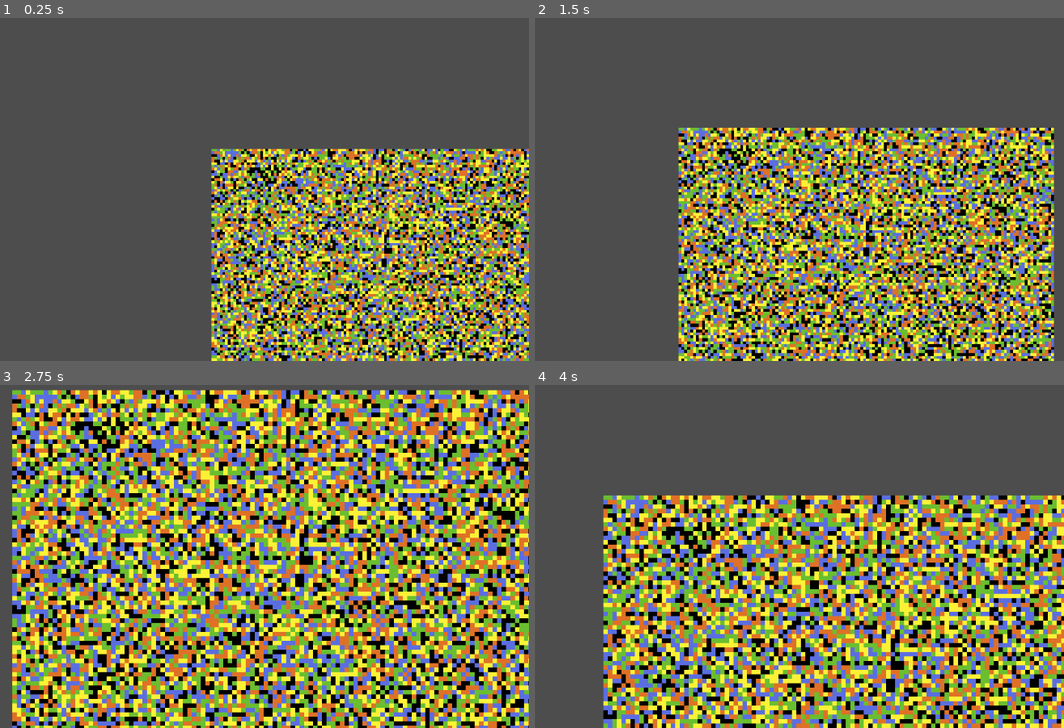
Above: before the commit, frames 1-4 (two rows, left to right).
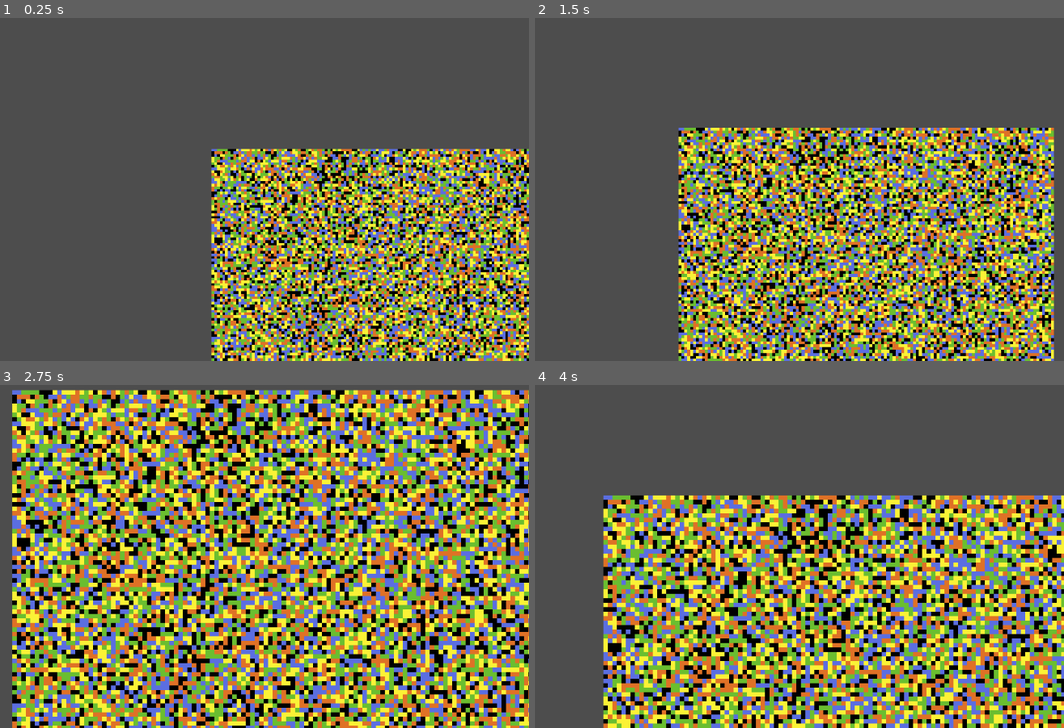
Above: after the commit, the same moments.

Repository: ThreeCoffees/cassini-hackathon
Game: Godot game, scene res://test_scenes/leon/tilemap_gen_test.tscn
Same seed, same stepped clock (60 frames per second), same inputs: the game is played once before the commit and once after it. The project has no main scene, so this scene is started directly.
Inputs (mouse positions are in pixels of both pictures, inside the frame that each line leads up to):
- Up to frame 1 (0.25 s): no input
- Up to frame 2 (1.5 s): tap Enter at 0.5 s; move the mouse to (884, 162) at 0.52 s; hold D (right) 0.53-1.28 s; hold Mouse wheel up (zoom_in) 0.53-1.28 s; click (884, 162) at 0.67 s; move the mouse to (609, 196) at 1.27 s; hold S (down) from 1.28 s (still down); tap Mouse wheel down (zoom_out) at 1.35 s; click (609, 196) at 1.42 s
- Up to frame 3 (2.75 s): move the mouse to (269, 467) at 2.02 s; release S (down) at 2.03 s; hold D (right) from 2.03 s (still down); hold Mouse wheel up (zoom_in) from 2.03 s (still down); click (269, 467) at 2.17 s
- Up to frame 4 (4 s): move the mouse to (709, 618) at 2.77 s; release D (right) at 2.78 s; release Mouse wheel up (zoom_in) at 2.78 s; hold W (up) 2.78-3.53 s; tap Mouse wheel down (zoom_out) at 2.85 s; click (709, 618) at 2.92 s; move the mouse to (937, 601) at 3.52 s; hold A (left) from 3.53 s (still down); hold Mouse wheel up (zoom_in) from 3.53 s (still down); click (937, 601) at 3.67 s

The runs differ from the first frame. In frame 1, 31% of the frame differs, in the area x 39-100%, y 38-100%; in frame 2, 40%; in frame 3, 79%, in the area x 2-100%, y 1-100%; in frame 4, 49%.

Commit message:
splitting the code up

Diff:
--- a/scripts/autoloads/city_manager.gd
+++ b/scripts/autoloads/city_manager.gd
@@ -5,11 +5,11 @@
 var _faction_city_tiles: Array[Array] = []
 
 # returns faction id of the specified city cell. Returns -1 if provided coords aren't a city tile.
-func get_faction_of_cell(cell_coords: Vector2i) -> int:
+func get_cell_faction_id(cell_coords: Vector2i) -> int:
 	return _city_tile_faction.get(cell_coords, -1);
 
 # returns all city cells of a faction specified by the id.
-func get_all_cells_of_faction(faction_id: int) -> Array[Vector2i]:
+func get_faction_id_cells(faction_id: int) -> Array[Vector2i]:
 	if faction_id >= faction_count:
 		return []
 	return _faction_city_tiles[faction_id]
--- /dev/null
+++ b/scripts/tilemaps/terrain_generator.gd
@@ -0,0 +1,31 @@
+class_name TerrainGenerator extends Node
+
+@export var terrain_tilemap_layer: TileMapLayer
+
+var terrain_array: Array[Array] = []
+var width: int = 128
+var height: int = 128
+
+func prepare_dummy_array():
+	terrain_array.resize(width)
+	for i in width:
+		terrain_array[i] = []
+		terrain_array[i].resize(height)
+		for j in height:
+			terrain_array[i][j] = randi_range(0, 4)
+
+func fetch_array() -> void:
+	# TODO: replace with fetch
+	prepare_dummy_array()
+
+
+func _ready() -> void:
+	fetch_array()
+	generate_tilemap()
+	CityManager.create_cities(terrain_tilemap_layer)
+
+
+func generate_tilemap():
+	for i in width:
+		for j in height:
+			terrain_tilemap_layer.set_cell(Vector2i(i, j), 1, Vector2i(terrain_array[i][j], 0), 0)
--- a/scripts/tilemaps/terrain_tilemap_layer.gd
+++ b/scripts/tilemaps/terrain_tilemap_layer.gd
@@ -1,43 +1,6 @@
-class_name TileMapGenerator extends TileMapLayer
+class_name TerrainTilemapLayer extends TileMapLayer
 
-var tmp_array: Array = []
-var tmp_array_height = 128
-var tmp_array_width = 128
-
-var selected_city = null
-enum TileTypes{
-	NONE,
-	WATER,
-	WOODS,
-	AGRI,
-	CITY,
-}
-# CREATE TILEMAP
-
-func prepare_dummy_array():
-	tmp_array.resize(tmp_array_width)
-	for i in tmp_array_width:
-		tmp_array[i] = []
-		tmp_array[i].resize(tmp_array_height)
-		for j in tmp_array_height:
-			tmp_array[i][j] = randi_range(0, 4)
-
-
-func _init() -> void:
-	prepare_dummy_array()
-	generate_tilemap()
-	CityManager.create_cities(self)
-
-
-func generate_tilemap():
-	for i in tmp_array_width:
-		for j in tmp_array_height:
-			set_cell(Vector2i(i, j), 1, Vector2i(tmp_array[i][j], 0), 0)
-
-
-
-
-# MOUSE OPERATIONS
+@export var tile_picker: TilePicker
 
 func global_to_tilemap_coordinates(global_pos):
 	var local_pos = to_local(global_pos)
@@ -47,14 +10,4 @@
 func _unhandled_input(event):
 	if event is InputEventMouseButton and event.button_index == MOUSE_BUTTON_LEFT and event.is_pressed():
 		var selected_cell = global_to_tilemap_coordinates(get_global_mouse_position())
-		var x = selected_cell.x
-		var y = selected_cell.y
-		var selected_type = tmp_array[x][y]
-		print("Selected ", selected_cell)
-
-		if selected_type == TileTypes.CITY:
-			selected_city = CityManager.get_faction_of_cell(selected_cell)
-			print("CITY STANDS AT YOUR COMMAND: ", selected_city)
-
-		if (selected_city != null) and (selected_type == TileTypes.AGRI or selected_type == TileTypes.WOODS):
-			print("GET BACK TO WORK")
+		tile_picker.handle_select_cell(selected_cell)
--- /dev/null
+++ b/scripts/tilemaps/tile_picker.gd
@@ -0,0 +1,33 @@
+class_name TilePicker extends Node
+
+@export var debug: bool = false
+@export var terrain_generator: TerrainGenerator
+
+var selected_city: int = -1
+enum TileTypes{
+	NONE,
+	WATER,
+	WOODS,
+	AGRI,
+	CITY,
+}
+
+func handle_select_cell(cell_coords: Vector2i):
+	var x = cell_coords.x
+	var y = cell_coords.y
+	var selected_type = terrain_generator.terrain_array[x][y]
+	if debug:
+		print("Selected ", cell_coords)
+
+	match selected_type:
+		TileTypes.CITY:
+			selected_city = CityManager.get_cell_faction_id(cell_coords)
+			if debug:
+				print("CITY STANDS AT YOUR COMMAND: ", selected_city)
+		TileTypes.AGRI, TileTypes.WOODS:
+			if selected_city != -1:
+				if debug:
+					print("GET BACK TO WORK")
+				pass
+		_:
+			pass
--- a/test_scenes/leon/tilemap_gen_test.tscn
+++ b/test_scenes/leon/tilemap_gen_test.tscn
@@ -1,11 +1,25 @@
-[gd_scene load_steps=3 format=3 uid="uid://b6nwjmr5iton0"]
+[gd_scene load_steps=5 format=3 uid="uid://b6nwjmr5iton0"]
 
 [ext_resource type="PackedScene" uid="uid://bn0f8e3irhsby" path="res://scenes/tilemap/terrain_tilemap_layer.tscn" id="1_ein4j"]
+[ext_resource type="Script" uid="uid://bdl5rqghktdon" path="res://scripts/tilemaps/terrain_generator.gd" id="2_ein4j"]
+[ext_resource type="Script" uid="uid://k8g82vfnkuei" path="res://scripts/tilemaps/tile_picker.gd" id="3_34c7q"]
 [ext_resource type="PackedScene" uid="uid://drttlxlck2el7" path="res://scenes/camera/ZoomingCamera2D.tscn" id="3_pmoas"]
 
 [node name="TilemapGenTest" type="Node2D"]
 
-[node name="TerrainTilemapLayer" parent="." instance=ExtResource("1_ein4j")]
+[node name="Tilemap" type="Node2D" parent="."]
+
+[node name="TerrainTilemapLayer" parent="Tilemap" node_paths=PackedStringArray("tile_picker") instance=ExtResource("1_ein4j")]
+tile_picker = NodePath("../TilePicker")
+
+[node name="TerrainGenerator" type="Node" parent="Tilemap" node_paths=PackedStringArray("terrain_tilemap_layer")]
+script = ExtResource("2_ein4j")
+terrain_tilemap_layer = NodePath("../TerrainTilemapLayer")
+
+[node name="TilePicker" type="Node" parent="Tilemap" node_paths=PackedStringArray("terrain_generator")]
+script = ExtResource("3_34c7q")
+debug = true
+terrain_generator = NodePath("../TerrainGenerator")
 
 [node name="Camera2D" parent="." instance=ExtResource("3_pmoas")]
 position = Vector2(-69, 369)
Not shown, added: scripts/tilemaps/terrain_generator.gd.uid
Not shown, added: scripts/tilemaps/tile_picker.gd.uid
